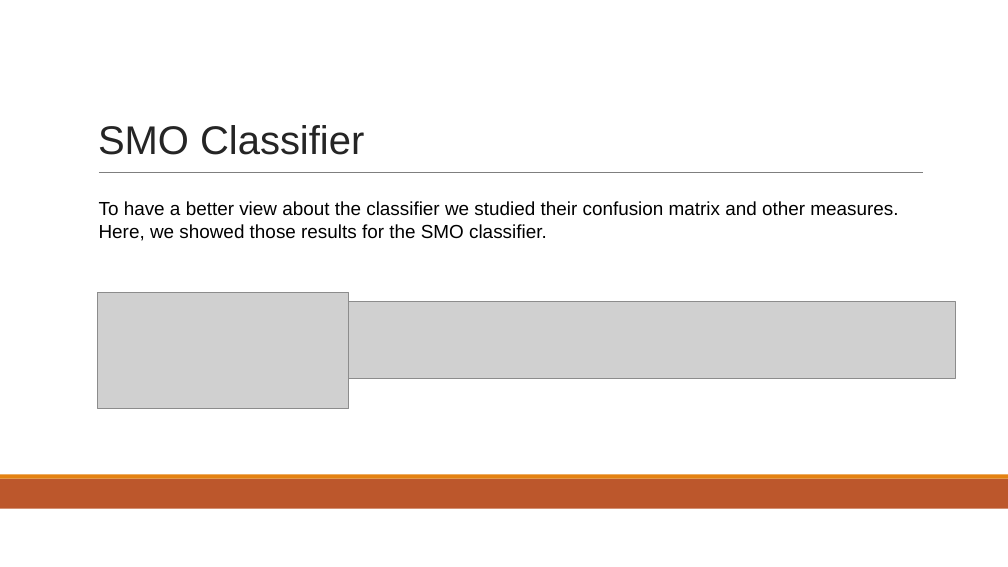
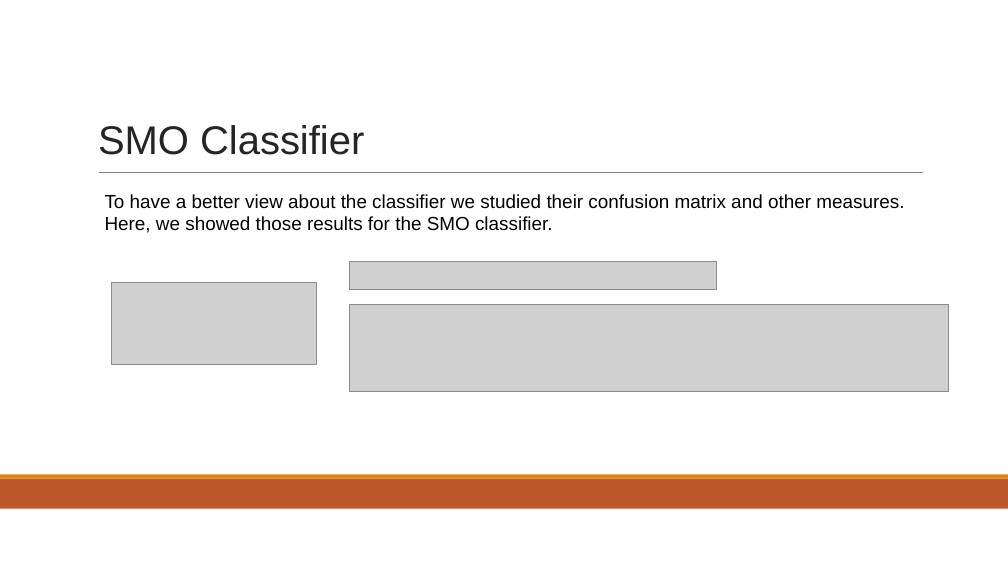
Before and after one commit to Geghi/DMML-Project, a slide deck: slide 12 of documentation/presentazione/presentazione.pptx. Drawn at 1008x567 pixels with LibreOffice and Linux fonts; fonts in the diff are those of the drawing; grey boxes stand for pictures. Boxes give left, top, right and bottom in pixels: in the first picture for what was removed or moved away, otherwise in the second. Text is boxed around its words. In the diff, an @@ line names an element or a change of style, - is before the commit and + after.

Commit message:
updated classifiers in presentation

```diff
--- a/documentation/presentazione/presentazione.pptx
+++ b/documentation/presentazione/presentazione.pptx
@@ text "To have a better view ...": place and size @@
-text "To have a better view ..." at (99, 201, 898, 241)
+text "To have a better view ..." at (105, 194, 904, 233)
@@ picture added at (349, 262, 717, 290) @@
@@ picture removed at (97, 292, 349, 408) @@
@@ picture added at (112, 283, 317, 365) @@
@@ picture: place and size @@
-picture at (349, 302, 955, 378)
+picture at (349, 305, 949, 392)
```
Also in this commit, not shown: 4 other slides changed, 37 other files.
